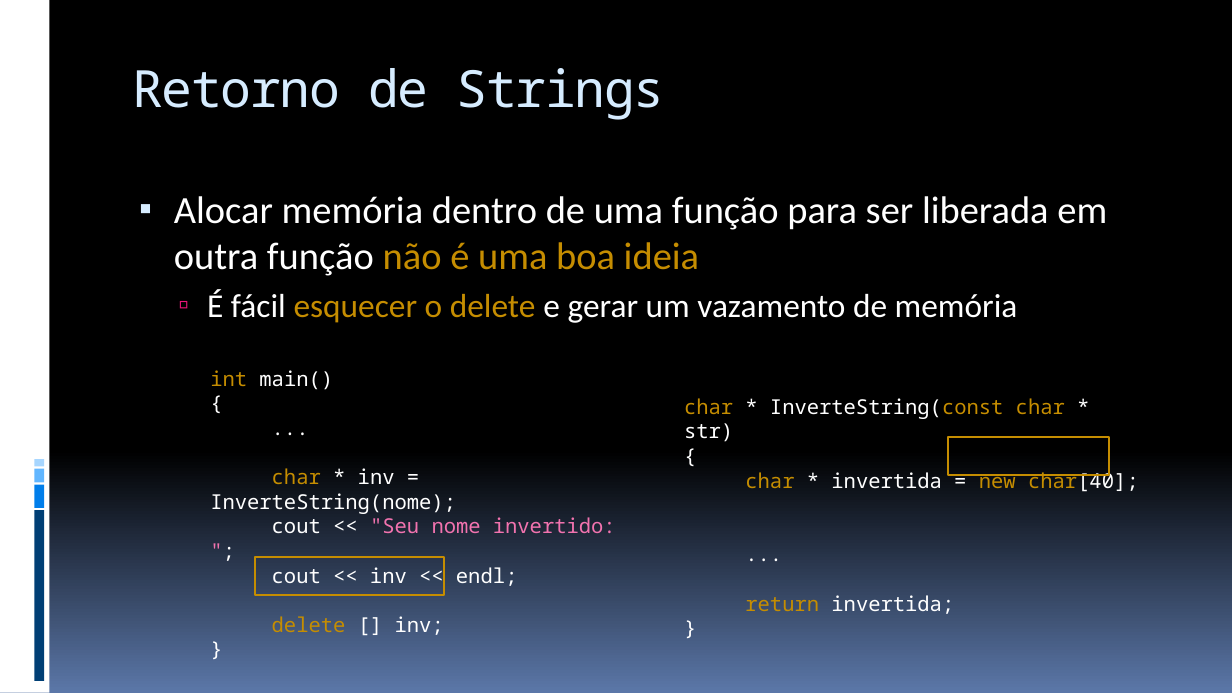
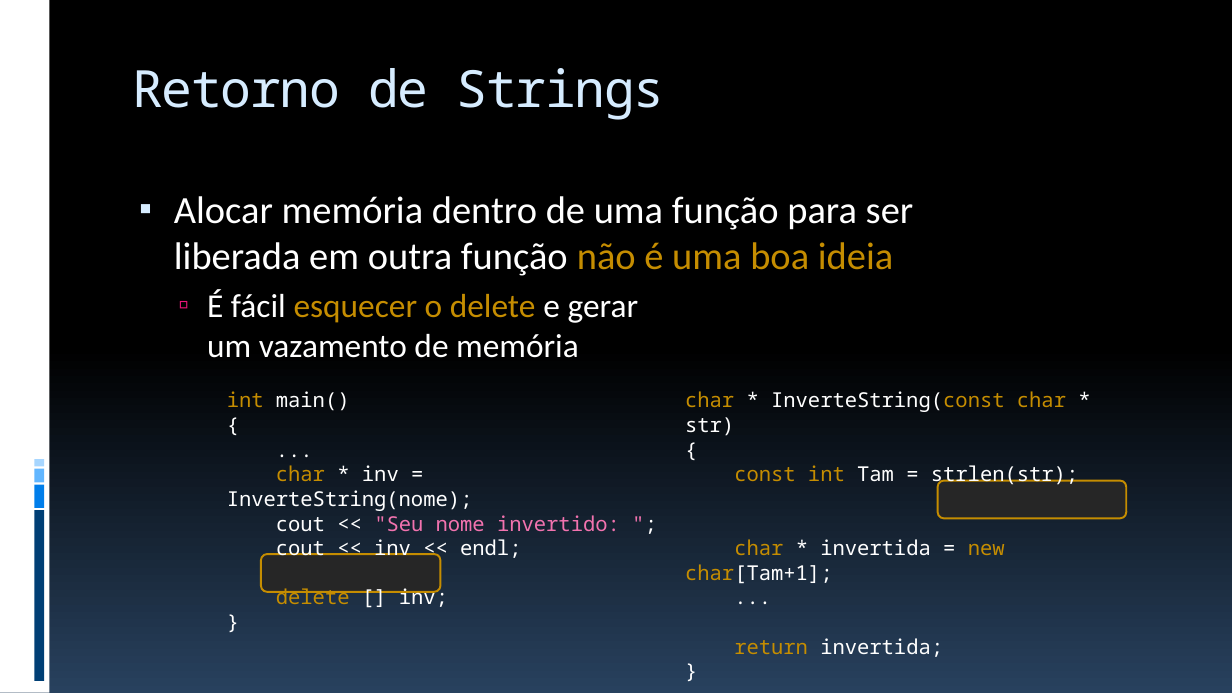
Before and after one commit to JudsonSS/ProgComp, a slide deck: slide 16 of Slides/26. Funções com Strings e Registros.pptx. Drawn at 1232x693 pixels with LibreOffice and Linux fonts; fonts in the diff are those of the drawing. Boxes give left, top, right and bottom in pixels: in the first picture for what was removed or moved away, otherwise in the second. Text is boxed around its words. In the diff, an @@ line names an element or a change of style, - is before the commit and + after.

```diff
--- a/Slides/26. Funções com Strings e Registros.pptx
+++ b/Slides/26. Funções com Strings e Registros.pptx
@@ background gradient #000000 to #5B77A8 to gradient #000000 to #28415E @@
@@ text "Alocar memória dentro de uma ..." rewrapped from box(174, 196, 1107, 323) to box(174, 196, 914, 358) @@
@@ text "int main()" rewrapped from box(210, 370, 616, 632) to box(227, 391, 620, 607) @@
@@ rectangle removed at box(949, 437, 1110, 475) @@
@@ text at box(685, 465, 1078, 657): text changed @@
-char * invertida = new char[40];
-...
-return invertida;
+const int Tam = strlen(str);
+char * invertida = new char[Tam+1];
+...
+return invertida;
@@ rounded rectangle added at box(938, 481, 1127, 518), fill #262626, outline #C58D01 1.5 pt @@
@@ rectangle removed at box(255, 557, 445, 595) @@
@@ rounded rectangle added at box(261, 555, 440, 592), fill #262626, outline #C58D01 1.5 pt @@
```
Also in this commit, not shown: 31 other slides changed, 9 other files.
